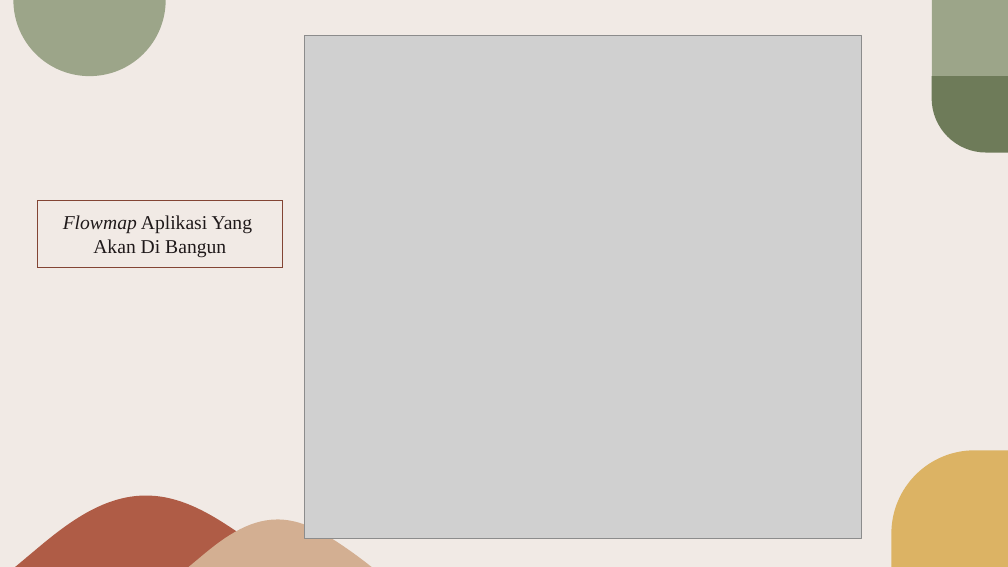
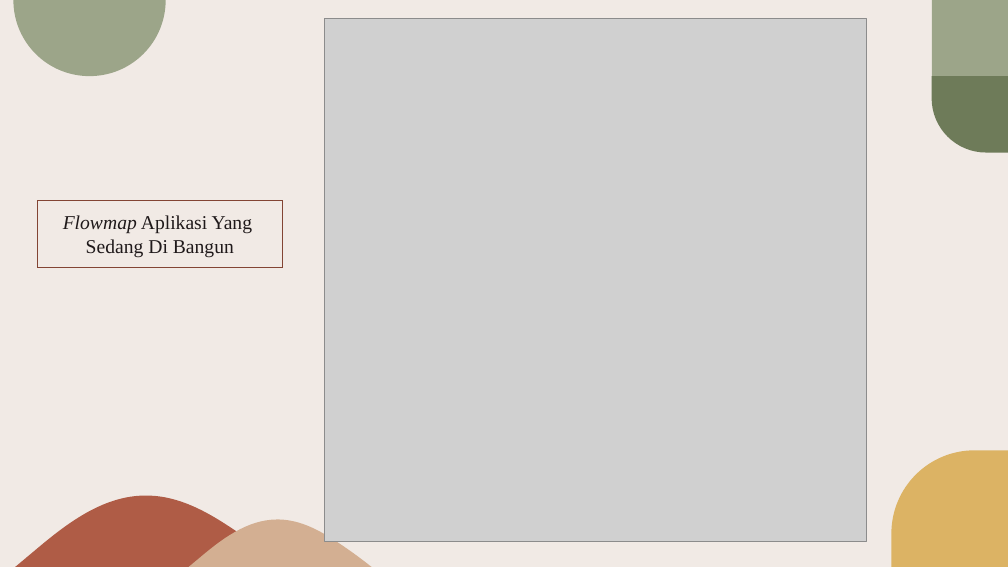
Before and after one commit to KerjaBhakti/Q-A_Dokter, a slide deck: slide 9 of PPT/Proyek 2.pptx. Drawn at 1008x567 pixels with LibreOffice and Linux fonts; fonts in the diff are those of the drawing; grey boxes stand for pictures. Boxes give left, top, right and bottom in pixels: in the first picture for what was removed or moved away, otherwise in the second. Text is boxed around its words. In the diff, an @@ line names an element or a change of style, - is before the commit and + after.

Commit message:
PPT Fiks

```diff
--- a/PPT/Proyek 2.pptx
+++ b/PPT/Proyek 2.pptx
@@ picture resized from (x1=304, y1=35, x2=862, y2=538) to (x1=325, y1=18, x2=867, y2=541) @@
@@ text in rectangle at (x1=86, y1=239, x2=234, y2=258): text changed @@
-Akan Di Bangun
+Sedang Di Bangun
```
